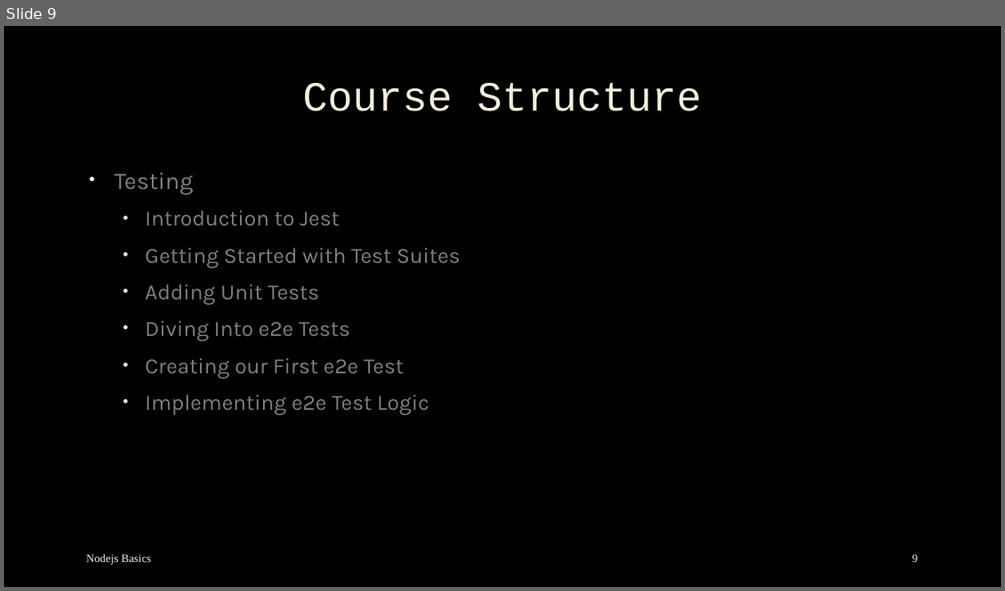
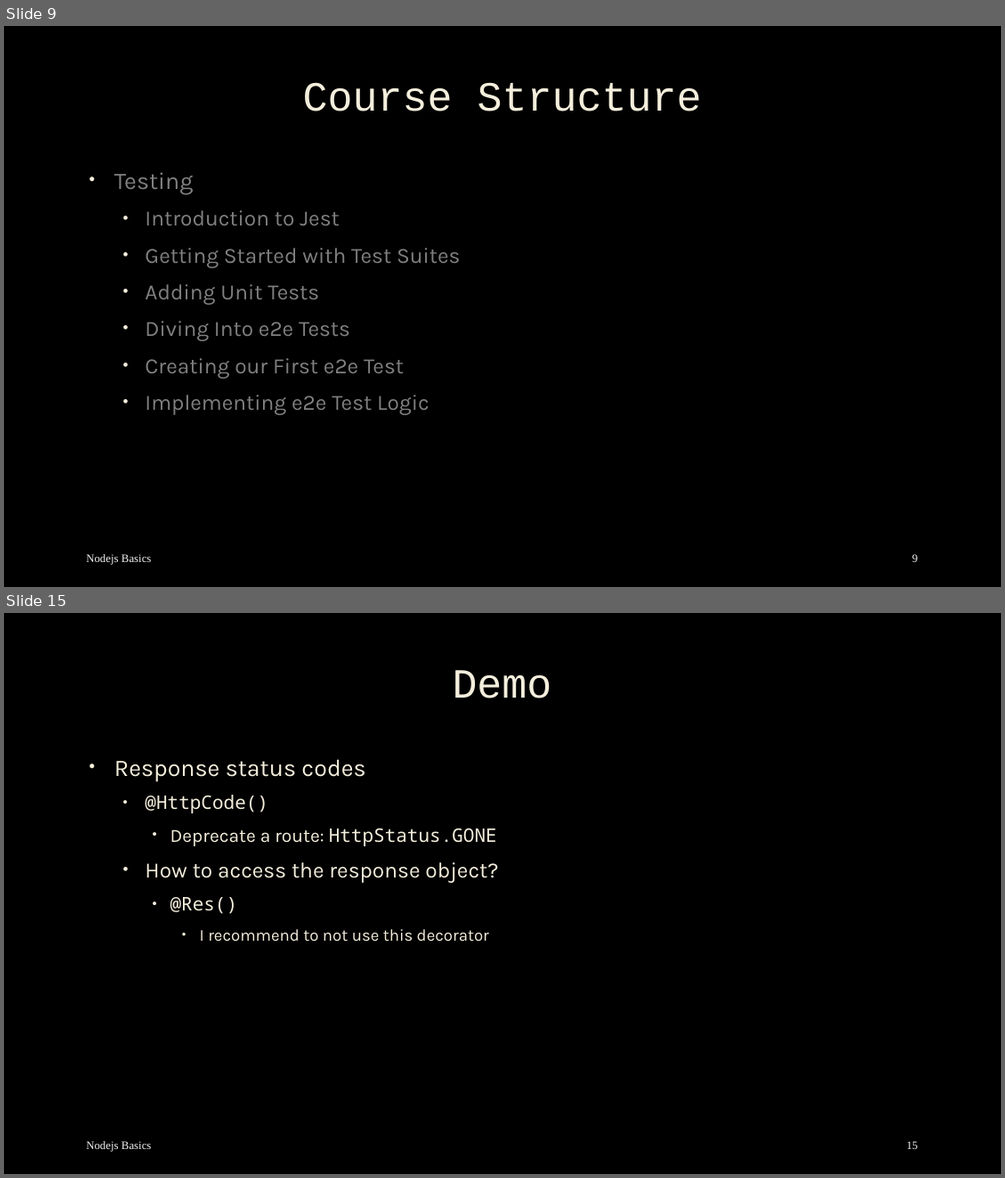
Before and after one commit to mostafa8026/nestjs-course, a slide deck: nestjs/nestjs-01.pptx. Shown one above the other, each under a label of ours: slide 9 before the commit, slides 9 and 15 after it; the slides between them are not shown. The pictures are 1005x591 and 1005x1178 pixels, drawn with LibreOffice and Linux fonts; fonts in the diff are those of the drawing; background and template pictures are left out. Boxes give left, top, right and bottom in pixels: in the first picture for what was removed or moved away, otherwise in the second. Text is boxed around its words. In the diff, an @@ line names an element or a change of style, - is before the commit and + after.

```diff
--- a/nestjs/nestjs-01.pptx
+++ b/nestjs/nestjs-01.pptx
@@ slide 15 added at (x1=4, y1=613, x2=1001, y2=1174), background picture (left out) @@
@@ title added at (x1=453, y1=670, x2=552, y2=698), 40 pt, text #F4EEDC @@
+Demo
@@ text added at (x1=114, y1=759, x2=498, y2=941), 18 pt, text #F4EEDC @@
+• Response status codes
+  • @HttpCode()
+    • Deprecate a route: HttpStatus.GONE
+  • How to access the response object?
+    • @Res()
+      • I recommend to not use this decorator
@@ text added at (x1=86, y1=1141, x2=152, y2=1151), 11 pt, text #F2F2F2 @@
+Nodejs Basics
@@ page number added at (x1=906, y1=1141, x2=918, y2=1149), 11 pt, text #F2F2F2 @@
+15
```
Also in this commit, not shown: 2 slides changed, 17 other slides added, 16 other files.
